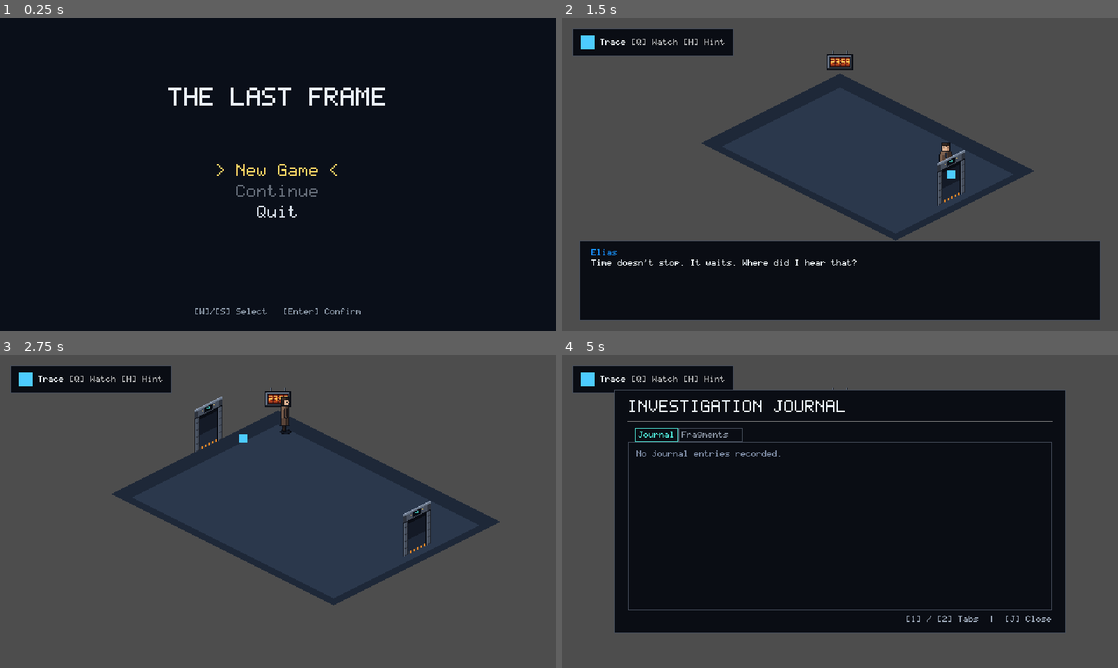
Above: before the commit, frames 1-4 (two rows, left to right).
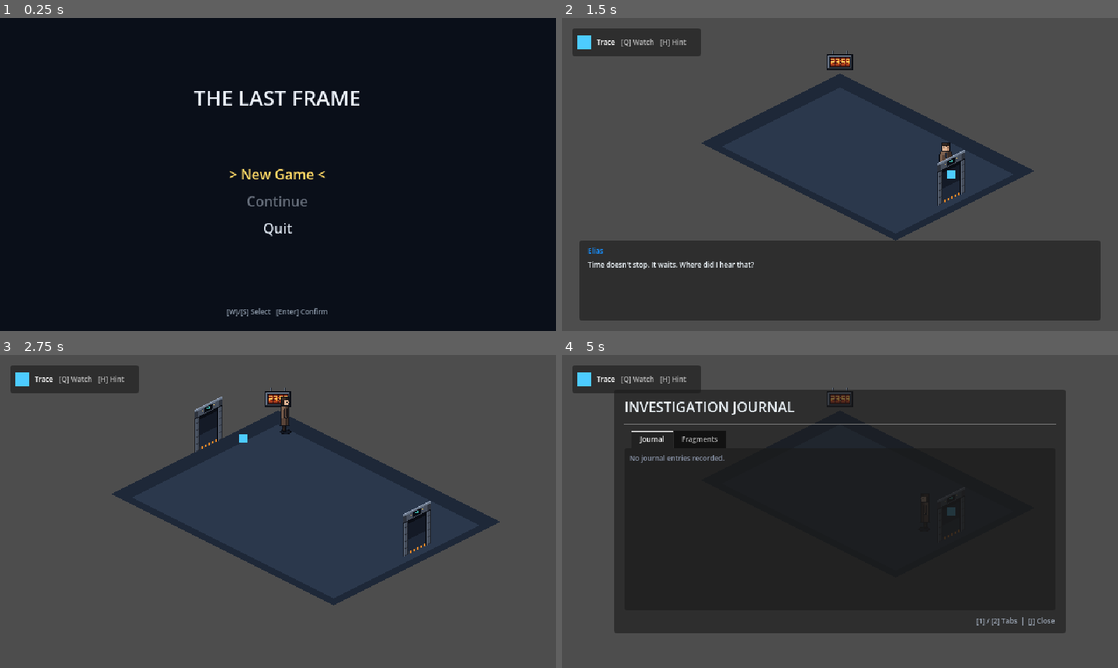
Above: after the commit, the same moments.

Repository: Zeeynrs/the-last-frame
Game: Godot game, scene res://scenes/boot/Boot.tscn
The game is run twice, just before and just after one commit, with the same random seed, the same clock (stepped at 60 frames per second) and the same inputs.
Inputs (mouse positions are in pixels of both pictures, inside the frame that each line leads up to):
- Up to frame 1 (0.25 s): no input
- Up to frame 2 (1.5 s): tap Enter at 0.5 s; move the mouse to (962, 158) at 0.52 s; hold D (move_right) 0.53-1.28 s; hold Mouse wheel down (ability_next) 0.53-1.28 s; click (962, 158) at 0.67 s; tap Space at 0.77 s; move the mouse to (728, 190) at 1.27 s; hold S (move_down) from 1.28 s (still down); tap Mouse wheel up (ability_prev) at 1.35 s
- Up to frame 3 (2.75 s): tap Space at 1.52 s; tap R (echo_reset) at 2 s; move the mouse to (333, 442) at 2.02 s; release S (move_down) at 2.03 s; press the mouse at (333, 442) at 2.03 s; hold D (move_right) from 2.03 s (still down)
- Up to frame 4 (5 s): move the mouse to (812, 574) at 2.77 s; release D (move_right) at 2.78 s; release the mouse at (812, 574) at 2.78 s; hold W (move_up) 2.78-3.53 s; tap H (hint) at 2.85 s; click (812, 574) at 2.92 s; tap Space at 3.02, 3.77, 4.52 s; click (812, 574) at 3.5 s; move the mouse to (1006, 558) at 3.52 s; hold E (interact) 3.53-4.28 s; hold A (move_left) from 3.53 s (still down); move the mouse to (673, 464) at 4.27 s; tap J (journal) at 4.35 s

The runs differ from the first frame. In frame 1, 2.2% of the frame differs, in the area x 30-70%, y 22-96%; in frame 2, 26%, in the area x 1-97%, y 3-97%; in frame 3, 2.4%; in frame 4, 24%.

Commit message:
fix(TLF-040): safely defer font loading during initial asset import

Diff:
--- a/scripts/ui/ui_theme.gd
+++ b/scripts/ui/ui_theme.gd
@@ -20,11 +20,20 @@
 
 func _init() -> void:
 	_instance = self
-	var args := OS.get_cmdline_args()
-	if "--import" in args:
-		return
 	_setup_theme()
 	_connect_settings()
+
+
+func _is_font_imported() -> bool:
+	if not DirAccess.dir_exists_absolute("res://.godot/imported"):
+		return false
+	var dir := DirAccess.open("res://.godot/imported")
+	if dir == null:
+		return false
+	for f in dir.get_files():
+		if f.begins_with("tlf_pixel_mono.ttf-") and f.ends_with(".fontdata"):
+			return true
+	return false
 
 
 func _make_stylebox(border_color: Color, bg_color: Color, padding: int = 4) -> StyleBoxFlat:
@@ -43,6 +52,9 @@
 
 
 func _setup_theme() -> void:
+	if not _is_font_imported():
+		return
+
 	var font := load(FONT_PATH) as Font
 	if font != null:
 		default_font = font
